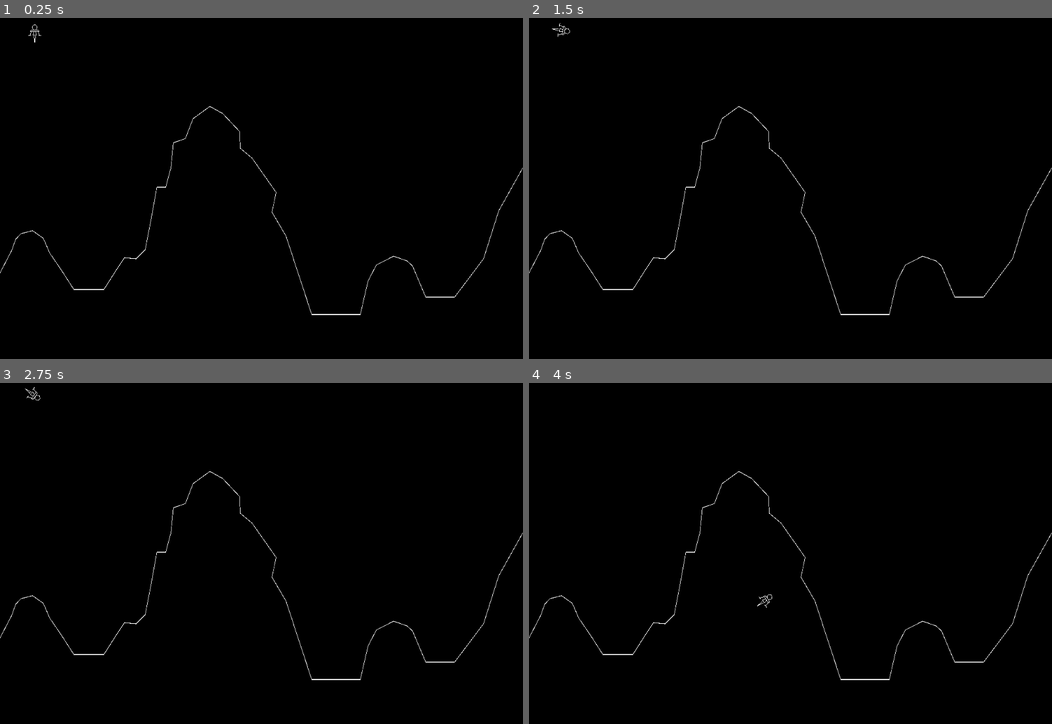
Above: before the commit, frames 1-4 (two rows, left to right).
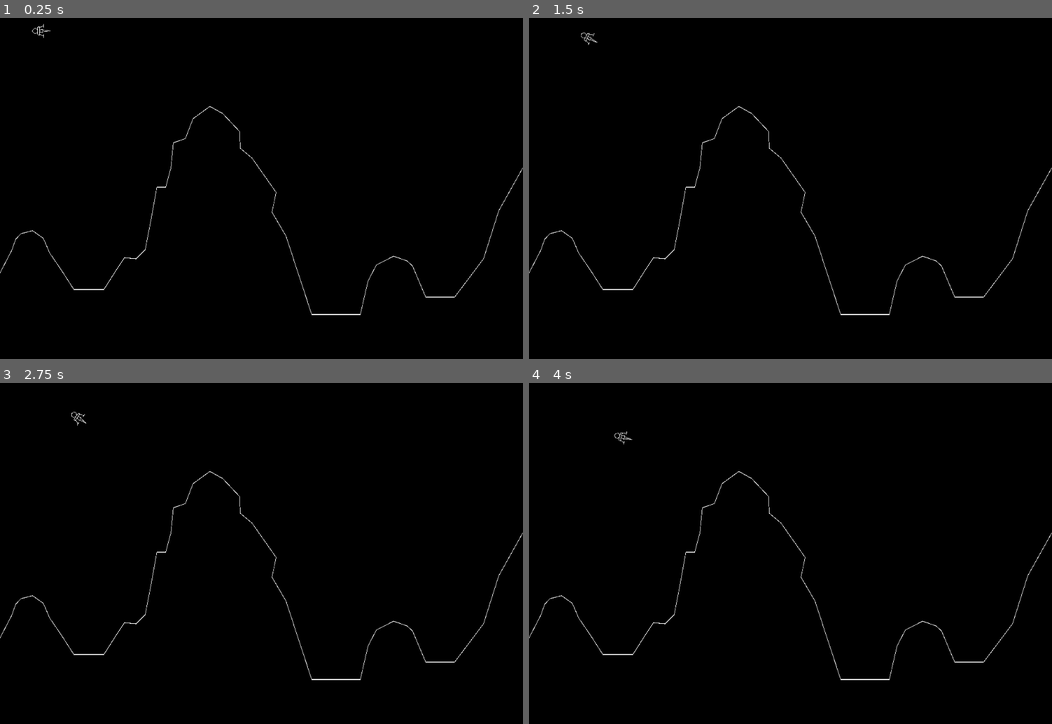
Above: after the commit, the same moments.

Repository: colebeebe/arcade
Game: Godot game, scene res://LunarLander/lunar_lander.tscn
The game is run twice, just before and just after one commit, with the same random seed, the same clock (stepped at 60 frames per second) and the same inputs. The project has no main scene, so this scene is started directly.
Inputs:
- Up to frame 1 (0.25 s): no input
- Up to frame 2 (1.5 s): hold Right (right) 0.53-1.28 s; tap Space (action) at 0.6, 1.35 s; tap Enter at 1.25 s; hold Left (left) from 1.28 s (still down)
- Up to frame 3 (2.75 s): release Left (left) at 2.03 s; hold Right (right) from 2.03 s (still down); tap Space (action) at 2.1 s
- Up to frame 4 (4 s): tap Space (action) at 2.75, 2.85, 3.6 s; release Right (right) at 2.78 s; hold Up (up) 2.78-3.53 s; hold Left (left) from 3.53 s (still down)

The runs differ from the first frame. In frame 1, less than 0.1% of the frame differs, in the area x 5-10%, y 1-8%; in frame 2, less than 0.1%, in the area x 4-14%, y 1-9%; in frame 3, less than 0.1%; in frame 4, less than 0.1%.

Commit message:
Player movement and gravity now functional

Diff:
--- a/LunarLander/Scripts/player.gd
+++ b/LunarLander/Scripts/player.gd
@@ -2,19 +2,22 @@
 
 @export var line_weight: float = 1.0
 
-const ROTATE_SPEED := 180.0
-const ACCELERATION := 15.0
+const ROTATE_SPEED := 50.0
+const ACCELERATION := 0.3
 
-var vel := Vector2.ZERO
+var vel := Vector2(30.0, 0.0)
+var is_on_ground := false
 
 func _ready() -> void:
 	for graphic in $Graphics.get_children():
 		graphic.width = line_weight
+	rotate(-PI / 2)
 
 
 func _physics_process(delta: float) -> void:
-	handle_input(delta)
-	update_position(delta)
+	if not is_on_ground:
+		handle_input(delta)
+		update_position(delta)
 
 
 func handle_input(delta: float) -> void:
@@ -31,4 +34,5 @@
 
 
 func update_position(delta: float) -> void:
+	vel += Vector2(0.0, 0.18)
 	position += vel * delta
